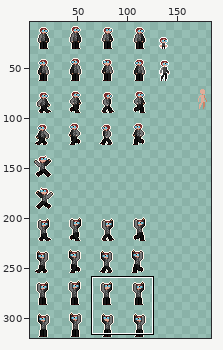
Sprite sheet, stored at bin/resources/img/entity/character/santy.png. The picture above shows the old version from afar; the outline marks the close-up.
Close-up. Before the edit:
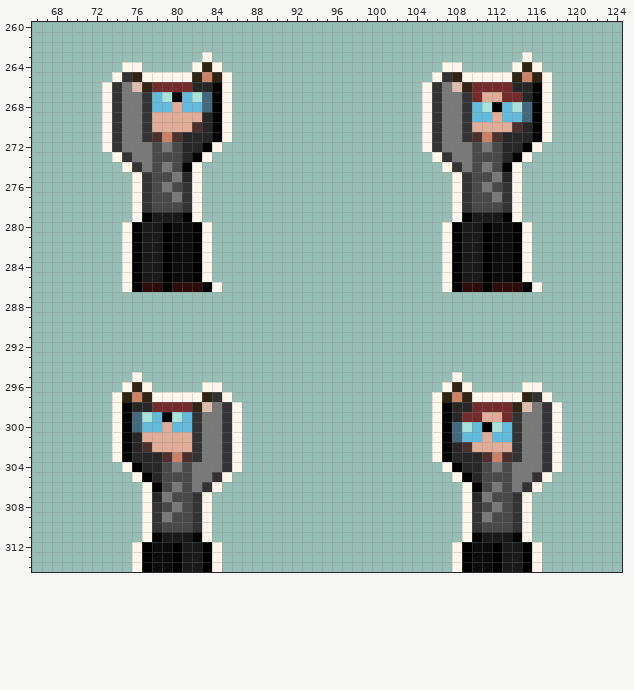
The file is 192x320 pixels. Colours within 5 levels of each other are drawn and written as one. Shown: x 66..124, y 260..314. The wide view leaves out empty margins. The commit also changed other parts of the picture, which this record leaves out.
After:
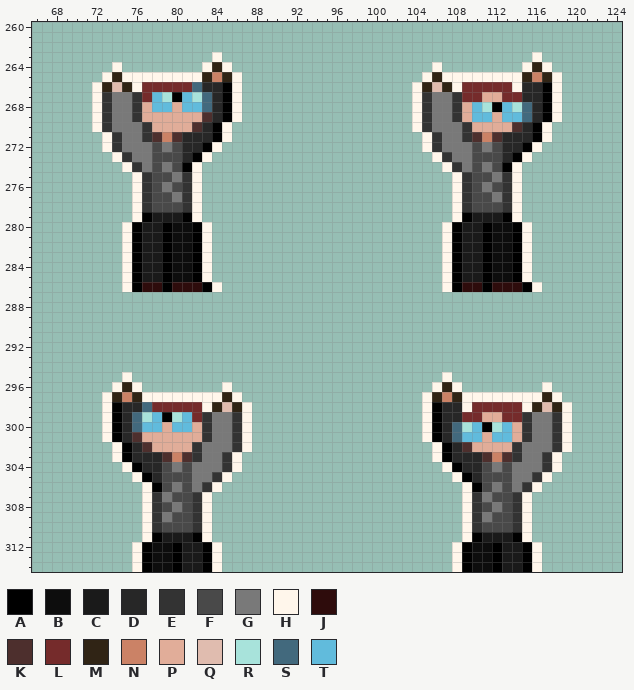
Palette (. is transparent): A #000000  B #0d0d0d  C #1a1a1a  D #272727  E #333333  F #494949  G #797979  H #fff6eb  J #2e0c0c  K #4d2f2d  L #752b2b  M #302415  N #cb8266  P #e1ad99  Q #e0bcaf  R #a8e3db  S #42697d  T #61bbdc
Diff:
Colour H gives way to colour A in rows 266 to 269 at x 85 and 117; in rows 298 to 301 at x 74 and 106.
Colour A gives way to colour D in rows 266 to 269 at x 84 and 116; in rows 298 to 301 at x 75 and 107.
Colour D gives way to colour E in row 275 at x 81 and 113; in row 307 at x 78 and 110.
Colour G gives way to colour E in rows 267 to 269 at x 76 and 108; in rows 299 to 301 at x 83 and 115.
Colour H gives way to colour E in rows 267 to 270 at x 73 and 105; in rows 299 to 302 at x 86 and 118.
Colour E gives way to colour G in rows 267 to 270 at x 74 and 106; in rows 299 to 302 at x 85 and 117.
The edit adds colour H in row 263 at x 84 and 116; in row 264 at x 74, 85, 106 and 117; in row 265 at x 73, 86, 105 and 118; in rows 266 to 269 at x 72, 86, 104 and 118; in row 270 at x 72 and 104; in row 295 at x 75 and 107.
The edit adds colour H in row 296 at x 74, 85, 106 and 117; in row 297 at x 73, 86, 105 and 118; in rows 298 to 301 at x 73, 87, 105 and 119; in row 302 at x 87 and 119.
Colour D gives way to colour H in row 266 at x 114; in row 298 at x 109.
Colour E gives way to colour H in row 265 at x 75 and 107; in row 297 at x 84 and 116.
Colour M gives way to colour H in row 264 at x 83 and 115; in row 265 at x 76, 82, 108 and 114; in row 296 at x 76 and 108; in row 297 at x 77, 83, 109 and 115.
Colour Q gives way to colour H in row 266 at x 76 and 108; in row 298 at x 83 and 115.
Colour D gives way to colour K in row 269 at x 83; in row 301 at x 76.
Colour E gives way to colour L in row 267 at x 77 and 109; in row 299 at x 82 and 114.
Colour M gives way to colour L in row 266 at x 77 and 109; in row 298 at x 82 and 114.
Colour G gives way to colour M in row 266 at x 75 and 107; in row 298 at x 84 and 116.
Colour H gives way to colour M in row 264 at x 84 and 116; in row 265 at x 74, 85, 106 and 117; in row 266 at x 73 and 105; in row 296 at x 75 and 107; in row 297 at x 74, 85, 106 and 117; in row 298 at x 86 and 118.
Colour N gives way to colour M in row 265 at x 83 and 115; in row 297 at x 76 and 108.
Colour M gives way to colour N in row 265 at x 84 and 116; in row 297 at x 75 and 107.
Colour E gives way to colour P in rows 268 to 269 at x 77 and 109; in rows 300 to 301 at x 82 and 114.
Colour E gives way to colour Q in row 266 at x 74 and 106; in row 298 at x 85 and 117.
Colour D gives way to colour S in row 266 at x 82; in row 298 at x 77.
The edit erases colour H in row 263 at x 83 and 115; in row 264 at x 75 to 76, 82, 107 to 108 and 114; in row 295 at x 76 and 108; in row 296 at x 77, 83 to 84, 109 and 115 to 116.
